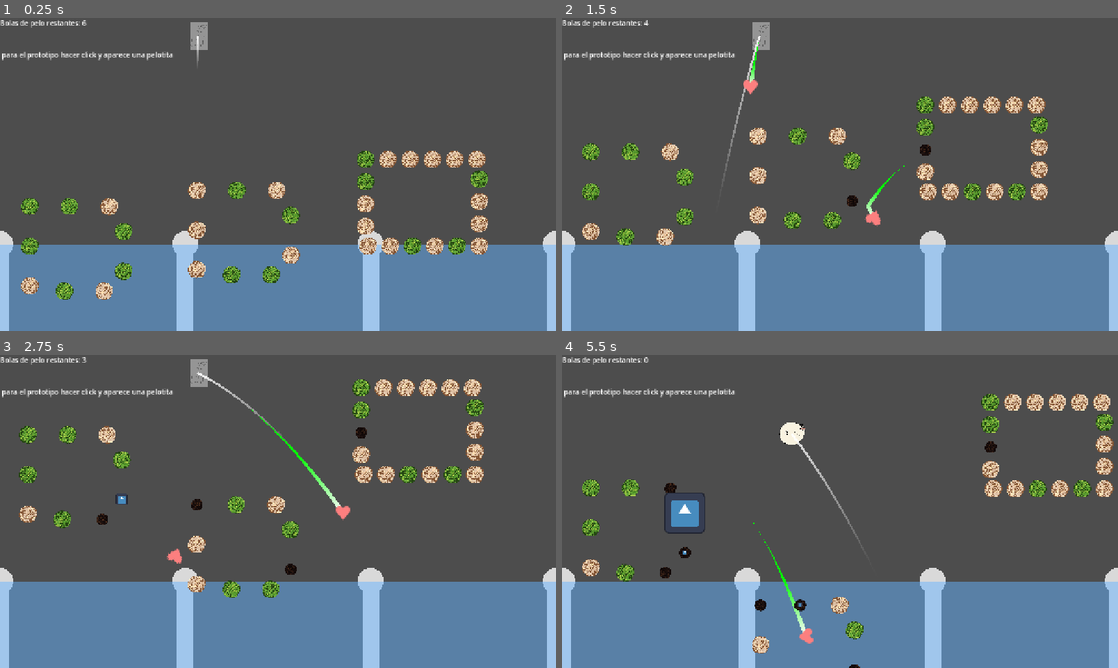
Above: before the commit, frames 1-4 (two rows, left to right).
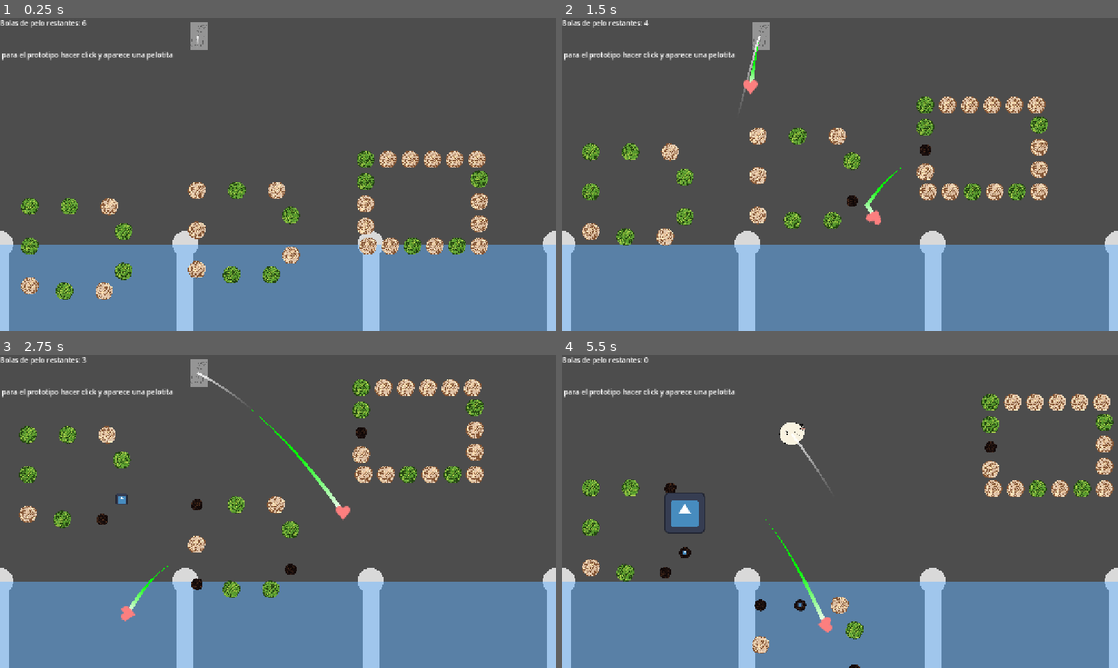
Above: after the commit, the same moments.

Repository: Markynico/LUJ-2026
Game: Godot game, scene res://escenas/prueba_escena.tscn
The game is run twice, just before and just after one commit, with the same random seed, the same clock (stepped at 60 frames per second) and the same inputs. The engine's default icon, where the game draws it, is replaced by a stand-in: a white triangle on a blue panel in a dark square. Sound files missing from this copy of the repository are replaced by a short silence.
Inputs (mouse positions are in pixels of both pictures, inside the frame that each line leads up to):
- Up to frame 1 (0.25 s): no input
- Up to frame 2 (1.5 s): tap Y at 0.5, 1.25 s; move the mouse to (962, 158) at 0.52 s; click (962, 158) at 0.67 s; drag from (728, 190) to (656, 287) at 1.27 s
- Up to frame 3 (2.75 s): tap Y at 2 s; move the mouse to (333, 442) at 2.02 s; click (333, 442) at 2.17 s
- Up to frame 4 (5.5 s): tap Y at 2.75, 3.5, 4.25 s; drag from (812, 574) to (656, 624) at 2.77 s; move the mouse to (1006, 558) at 3.52 s; click (1006, 558) at 3.67 s; drag from (673, 464) to (840, 624) at 4.27 s; move the mouse to (867, 511) at 5.02 s; click (867, 511) at 5.17 s

The runs differ from the first frame. In frame 1, less than 0.1% of the frame differs, in the area x 35-36%, y 6-15%; in frame 2, 0.2%; in frame 3, 0.5%; in frame 4, 0.6%, in the area x 34-54%, y 30-93%.

Commit message:
una bocha de cosas ayuda

Diff:
--- a/luj-2026/escenas/Ovillo.tscn
+++ b/luj-2026/escenas/Ovillo.tscn
@@ -5,17 +5,24 @@
 [ext_resource type="Texture2D" uid="uid://dbcovwwwqfpky" path="res://assets/sprite_ovillos/Ovillo verde.png" id="3_vkchq"]
 [ext_resource type="Texture2D" uid="uid://wr43cbl6x483" path="res://assets/sprite_ovillos/Ovillo negro.png" id="4_3vil1"]
 [ext_resource type="AudioStream" uid="uid://2jvby7clemka" path="res://assets/audio/sfx/romper_pelotita.wav" id="5_f54ks"]
+[ext_resource type="PackedScene" uid="uid://dymyh3ifxvug3" path="res://escenas/componentes/pergamino_info.tscn" id="6_dcous"]
+[ext_resource type="PackedScene" uid="uid://foy2qcacwbix" path="res://escenas/componentes/numero_impacto.tscn" id="7_vkchq"]
 
 [sub_resource type="CircleShape2D" id="CircleShape2D_37ege"]
 radius = 20.0
 
-[node name="Ovillo" type="StaticBody2D" unique_id=142733400 node_paths=PackedStringArray("audio", "forma_colision", "sprite_normal", "sprite_desactivado")]
+[node name="Ovillo" type="StaticBody2D" unique_id=142733400 node_paths=PackedStringArray("audio", "forma_colision", "sprite_normal", "sprite_desactivado", "pergamino_info", "numero_impacto")]
+collision_layer = 3
+collision_mask = 7
+input_pickable = true
 script = ExtResource("1_wlnnp")
 tipo_ovillo = ExtResource("2_wlnnp")
 audio = NodePath("AudioStreamPlayer")
 forma_colision = NodePath("CollisionShape2D")
 sprite_normal = NodePath("SpriteNormal")
 sprite_desactivado = NodePath("SpriteDesactivado")
+pergamino_info = NodePath("PergaminoInfo")
+numero_impacto = NodePath("NumeroImpacto")
 
 [node name="SpriteNormal" type="Sprite2D" parent="." unique_id=20603333]
 texture_filter = 1
@@ -36,3 +43,15 @@
 unique_name_in_owner = true
 stream = ExtResource("5_f54ks")
 volume_db = -0.5
+
+[node name="PergaminoInfo" parent="." unique_id=1923268390 instance=ExtResource("6_dcous")]
+
+[node name="NumeroImpacto" parent="." unique_id=633406525 instance=ExtResource("7_vkchq")]
+offset_left = -19.0
+offset_top = -40.0
+offset_right = 21.0
+offset_bottom = -17.0
+
+[connection signal="mouse_entered" from="." to="." method="_on_mouse_entered"]
+[connection signal="mouse_entered" from="." to="PergaminoInfo" method="_on_mouse_entered"]
+[connection signal="mouse_exited" from="." to="PergaminoInfo" method="_on_mouse_exited"]
--- a/luj-2026/escenas/bola_de_pelos.tscn
+++ b/luj-2026/escenas/bola_de_pelos.tscn
@@ -3,37 +3,35 @@
 [ext_resource type="Script" uid="uid://7uwexjujii6u" path="res://scripts/bola_de_pelos.gd" id="1_q2vq6"]
 [ext_resource type="Texture2D" uid="uid://bsk14c2sew84m" path="res://iconos_custom/gobot.svg" id="2_unop5"]
 [ext_resource type="Script" uid="uid://c7ogyqxnq7236" path="res://scripts/pelotitas_custom/pelotita_base.gd" id="3_7sm33"]
-[ext_resource type="Script" uid="uid://5i4oxxen13xa" path="res://scripts/pelotitas_custom/efecto_rebote_normal.gd" id="3_avp8o"]
 [ext_resource type="Script" uid="uid://c31lbqa2grch4" path="res://scripts/pelotitas_custom/efectos_pelotita.gd" id="3_mfh0k"]
 [ext_resource type="Script" uid="uid://5i4oxxen13xa" path="res://scripts/pelotitas_custom/efecto_rebote_normal.gd" id="4_mfh0k"]
 [ext_resource type="AudioStream" uid="uid://2jvby7clemka" path="res://assets/audio/sfx/romper_pelotita.wav" id="4_rguhl"]
 [ext_resource type="PackedScene" uid="uid://dmexovyecfyo4" path="res://escenas/componentes/estela_movimiento.tscn" id="4_tra1g"]
 [ext_resource type="Texture2D" uid="uid://y01cjx6nscow" path="res://iconos_custom/heart.svg" id="5_sdgal"]
+[ext_resource type="PackedScene" uid="uid://dymyh3ifxvug3" path="res://escenas/componentes/pergamino_info.tscn" id="9_sdgal"]
 
 [sub_resource type="Gradient" id="Gradient_sdgal"]
 offsets = PackedFloat32Array(0.53246754, 1)
 colors = PackedColorArray(0, 1, 0, 1, 1, 1, 1, 1)
 
 [sub_resource type="Resource" id="Resource_0ct46"]
-script = ExtResource("3_avp8o")
+script = ExtResource("4_mfh0k")
 metadata/_custom_type_script = "uid://5i4oxxen13xa"
 
 [sub_resource type="Resource" id="Resource_avp8o"]
 script = ExtResource("3_7sm33")
+nombre = "BolaNormal"
 textura = ExtResource("5_sdgal")
 colores_estela = SubResource("Gradient_sdgal")
 efectos = Array[ExtResource("3_mfh0k")]([SubResource("Resource_0ct46")])
 metadata/_custom_type_script = "uid://c7ogyqxnq7236"
-
-[sub_resource type="Resource" id="Resource_bbvk0"]
-script = ExtResource("4_mfh0k")
-metadata/_custom_type_script = "uid://5i4oxxen13xa"
 
 [sub_resource type="CircleShape2D" id="CircleShape2D_37ege"]
 radius = 19.026299
 
 [node name="BolaDePelos" type="RigidBody2D" unique_id=660631560 node_paths=PackedStringArray("sprite_bola", "estela_movimiento", "audio")]
 z_index = 1
+input_pickable = true
 continuous_cd = 2
 contact_monitor = true
 max_contacts_reported = 2
@@ -62,5 +60,9 @@
 
 [node name="VisibleOnScreenNotifier2D" type="VisibleOnScreenNotifier2D" parent="." unique_id=1816185939]
 
+[node name="PergaminoInfo" parent="." unique_id=1923268390 instance=ExtResource("9_sdgal")]
+
 [connection signal="body_shape_entered" from="." to="." method="_on_body_shape_entered"]
+[connection signal="mouse_entered" from="." to="PergaminoInfo" method="_on_mouse_entered"]
+[connection signal="mouse_exited" from="." to="PergaminoInfo" method="_on_mouse_exited"]
 [connection signal="screen_exited" from="VisibleOnScreenNotifier2D" to="." method="_on_visible_on_screen_notifier_2d_screen_exited"]
--- /dev/null
+++ b/luj-2026/escenas/componentes/numero_impacto.tscn
@@ -0,0 +1,16 @@
+[gd_scene format=3 uid="uid://foy2qcacwbix"]
+
+[ext_resource type="Theme" uid="uid://cwsrathd8xljh" path="res://themes/theme_label_numeritos.tres" id="1_vi0se"]
+[ext_resource type="Script" uid="uid://cjfdbrutitawc" path="res://scripts/numero_impacto.gd" id="2_7msa0"]
+
+[node name="NumeroImpacto" type="Label" unique_id=633406525]
+z_index = 11
+offset_right = 40.0
+offset_bottom = 23.0
+theme = ExtResource("1_vi0se")
+text = "2"
+horizontal_alignment = 1
+vertical_alignment = 1
+script = ExtResource("2_7msa0")
+
+[node name="AnimationPlayer" type="AnimationPlayer" parent="." unique_id=1363152083]
--- /dev/null
+++ b/luj-2026/escenas/componentes/pergamino_info.tscn
@@ -0,0 +1,45 @@
+[gd_scene format=3 uid="uid://dymyh3ifxvug3"]
+
+[ext_resource type="Script" uid="uid://djc83gveohivq" path="res://scripts/pergamino_info.gd" id="1_gtour"]
+
+[sub_resource type="StyleBoxFlat" id="StyleBoxFlat_37ege"]
+content_margin_left = 24.0
+content_margin_top = 12.0
+content_margin_right = 24.0
+content_margin_bottom = 12.0
+bg_color = Color(0, 0, 0, 0.28627452)
+
+[node name="PergaminoInfo" type="PanelContainer" unique_id=1923268390]
+z_index = 10
+offset_left = 10.0
+offset_top = 7.0
+offset_right = 137.0
+offset_bottom = 89.0
+mouse_filter = 2
+theme_override_styles/panel = SubResource("StyleBoxFlat_37ege")
+script = ExtResource("1_gtour")
+
+[node name="Label" type="Label" parent="." unique_id=275554652]
+visible = false
+layout_mode = 2
+horizontal_alignment = 1
+vertical_alignment = 1
+
+[node name="VBoxContainer" type="VBoxContainer" parent="." unique_id=1292979475]
+layout_mode = 2
+
+[node name="NombreText" type="RichTextLabel" parent="VBoxContainer" unique_id=1615333183]
+unique_name_in_owner = true
+layout_mode = 2
+mouse_filter = 2
+theme_override_font_sizes/normal_font_size = 14
+bbcode_enabled = true
+fit_content = true
+
+[node name="InfoText" type="RichTextLabel" parent="VBoxContainer" unique_id=1601116275]
+unique_name_in_owner = true
+layout_mode = 2
+mouse_filter = 2
+theme_override_font_sizes/normal_font_size = 13
+bbcode_enabled = true
+fit_content = true
--- a/luj-2026/escenas/componentes/trayectoria_disparo.tscn
+++ b/luj-2026/escenas/componentes/trayectoria_disparo.tscn
@@ -7,13 +7,23 @@
 point_count = 2
 
 [sub_resource type="Gradient" id="Gradient_6vpaq"]
-offsets = PackedFloat32Array(0, 0.39506173)
+offsets = PackedFloat32Array(0, 0.36893204)
 colors = PackedColorArray(1, 1, 1, 0.8745098, 1, 1, 1, 0)
 
-[node name="TrayectoriaDisparo" type="Line2D" unique_id=2096489121]
+[sub_resource type="CircleShape2D" id="CircleShape2D_37ege"]
+
+[node name="TrayectoriaDisparo" type="Line2D" unique_id=2096489121 node_paths=PackedStringArray("detector_colisiones")]
 closed = true
 width = 5.0
 width_curve = SubResource("Curve_6vpaq")
-default_color = Color(1, 1, 1, 0.4117647)
+default_color = Color(1, 1, 1, 0.4862745)
 gradient = SubResource("Gradient_6vpaq")
 script = ExtResource("1_6vpaq")
+detector_colisiones = NodePath("DetectorColisiones")
+
+[node name="DetectorColisiones" type="CharacterBody2D" parent="." unique_id=1048028819]
+collision_layer = 2
+collision_mask = 2
+
+[node name="CollisionShape2D" type="CollisionShape2D" parent="DetectorColisiones" unique_id=1977158245]
+shape = SubResource("CircleShape2D_37ege")
--- a/luj-2026/project.godot
+++ b/luj-2026/project.godot
@@ -44,6 +44,12 @@
 ]
 }
 
+[layer_names]
+
+2d_physics/layer_1="MUNDO"
+2d_physics/layer_2="OVILLOS"
+2d_physics/layer_3="BOLADEPELOS"
+
 [physics]
 
 3d/physics_engine="Jolt Physics"
--- a/luj-2026/scripts/disparador_pelotita.gd
+++ b/luj-2026/scripts/disparador_pelotita.gd
@@ -11,7 +11,6 @@
 var velocidad_inicial : Vector2
 var posicion_mouse : Vector2
 var bolitas_creadas : int = 0
-#var gravedad = ProjectSettings.get_setting("physics/2d/default_gravity") arreglarrrr
 
 
 func _input(event: InputEvent) -> void:
--- a/luj-2026/scripts/explosion.gd
+++ b/luj-2026/scripts/explosion.gd
@@ -9,6 +9,6 @@
 
 func _on_area_2d_body_entered(body: Node2D) -> void:
 	if body is Ovillo:
-		print("hay ovillo en explosion")
+		#print("hay ovillo en explosion")
 		body.recibir_impacto()
-		#+ animacion q se esta ejecutando sola en el animation player
+		#+ animacion q se esta ejecutando sola en el animation player pero dsp lo cambio a un tween facheraso
--- /dev/null
+++ b/luj-2026/scripts/numero_impacto.gd
@@ -0,0 +1,68 @@
+class_name NumeroImpacto
+extends Label
+
+var tween : Tween = null
+var posicion_inicial : Vector2 = position
+
+func _ready() -> void:
+	hide()
+	reiniciar_valores()
+
+func iniciar_numero_impacto(numero : int):
+	text = str(numero)
+	show()
+	todo_junto(1.0)
+	#tween_opacidad(1.0)
+	#tween_escala(Vector2(0.9, 0.9), 0.1)
+	#tween_escala(Vector2(1.3, 1.3), 5)
+	#tween_opacidad(0.0)
+
+	#tween_escala(Vector2(0.1, 0.1), 1)
+
+
+func reiniciar_valores(): #por si el ovillo se puede volver a activar el numerito deberia volver a funcionar (?
+	modulate.a = 0
+	#position = posicion_inicial
+
+
+func animacion_numerito():
+	pass
+
+
+func todo_junto(valor_final : float, tiempo : float = 0.3):
+	tween = create_tween()
+	tween.set_trans(Tween.TRANS_SINE)
+	tween.set_ease(Tween.EASE_IN_OUT)
+	tween.tween_property(self, "modulate:a", valor_final, tiempo)
+
+	#tween = create_tween()
+	tween.set_trans(Tween.TRANS_SINE)
+	tween.set_ease(Tween.EASE_IN_OUT)
+	tween.tween_property(self, "scale", Vector2(0.9, 0.9) , 0.3)
+
+	#tween = create_tween()
+	tween.set_trans(Tween.TRANS_SINE)
+	tween.set_ease(Tween.EASE_IN_OUT)
+	tween.tween_property(self, "scale", Vector2(1.2, 1.2) , 0.8)
+
+	#tween = create_tween()
+	tween.set_trans(Tween.TRANS_SINE)
+	tween.set_ease(Tween.EASE_IN_OUT)
+	tween.tween_property(self, "modulate:a", 0.0, 0.3)
+
+func tween_opacidad(valor_final : float, tiempo : float = 0.3):
+	#if tween:
+		#tween.kill()
+	tween = create_tween()
+	tween.set_trans(Tween.TRANS_SINE)
+	tween.set_ease(Tween.EASE_IN_OUT)
+	tween.tween_property(self, "modulate:a", valor_final, tiempo)
+
+
+func tween_escala(valor_final : Vector2, tiempo : float = 0.3):
+	#if tween:
+		#tween.kill()
+	tween = create_tween()
+	tween.set_trans(Tween.TRANS_SINE)
+	tween.set_ease(Tween.EASE_IN_OUT)
+	tween.tween_property(self, "scale", valor_final , 0.3)
--- a/luj-2026/scripts/ovillo.gd
+++ b/luj-2026/scripts/ovillo.gd
@@ -9,20 +9,24 @@
 @export var forma_colision : CollisionShape2D
 @export var sprite_normal : Sprite2D
 @export var sprite_desactivado : Sprite2D
-
+@export var pergamino_info : PergaminoInfo
+@export var numero_impacto : NumeroImpacto
 var activado : bool = true
 
 func _ready() -> void:
 	sprite_desactivado.hide()
 	audio.stream = tipo_ovillo.audio
 	sprite_normal.texture = tipo_ovillo.sprite
+	pergamino_info.set_texto_ovillo(tipo_ovillo)
 
 func recibir_impacto() -> void: #se llama desde la bola de pelos al impactar con esto
 	if not activado:
 		return
 	desactivar_ovillo()
+	#numero_impacto.iniciar_numero_impacto(tipo_ovillo.cant_monedas)
 	for efecto in tipo_ovillo.efectos_al_recibir_impacto:
 		efecto.al_recibir_impacto(self)
+		#emitir dar monedas tipo_ovillo.cantidadmondedas
 		pass
 
 func desactivar_ovillo():
--- a/luj-2026/scripts/ovillos_custom/ovillo_base.gd
+++ b/luj-2026/scripts/ovillos_custom/ovillo_base.gd
@@ -1,6 +1,12 @@
 class_name OvilloBase
 extends Resource
 
+@export var nombre : String = ""
 @export var sprite : Texture
 @export var audio : AudioStream
+##cantidad de monedas q obtendra el jugador cuando le peguemos a este ovillo
+@export var cant_monedas : int = 1
+##a la bola de pelos se le va a sumar este rebote extra, si no queremos q tenga rebote extra lo dejamos en cero y listo el posho (:
+@export var rebote_extra : float = 10
+@export var color_numeros_impacto : Color
 @export var efectos_al_recibir_impacto : Array[EfectosOvillo]
--- a/luj-2026/scripts/pelotitas_custom/efectos_pelotita.gd
+++ b/luj-2026/scripts/pelotitas_custom/efectos_pelotita.gd
@@ -15,7 +15,8 @@
 ##no es necesario que se sobre escriba, pero la dejo aca por si queremos evitar escribir mil veces la misma funcion para un simple rebote
 func rebote_simple(pelotita : BolaDePelos ,objeto_a_impactar : Node2D):
 	var normal = pelotita.global_position.direction_to(objeto_a_impactar.global_position)
-	#var fuerza = objeto.get_fuerza_rebote() ?? idea
+	if objeto_a_impactar is Ovillo:
+		fuerza_rebote += objeto_a_impactar.tipo_ovillo.rebote_extra #para q se sume el rebote de la pelotita + el rebote del ovillo (si es q corresponde)
+	if objeto_a_impactar.has_method("recibir_impacto"):
+		objeto_a_impactar.recibir_impacto()
 	pelotita.apply_central_impulse(-normal * fuerza_rebote)
-	if objeto_a_impactar is Ovillo:
-		objeto_a_impactar.recibir_impacto()
--- a/luj-2026/scripts/pelotitas_custom/pelotita_base.gd
+++ b/luj-2026/scripts/pelotitas_custom/pelotita_base.gd
@@ -1,8 +1,10 @@
 class_name PelotitaBase
 extends Resource
 
+@export var nombre : String = ""
 ##textura o sprite de la pelotita
 @export var textura : Texture2D
 ##colores para la estela q deja la pelotita al moverse
 @export var colores_estela : Gradient
+#@export var multiplicador_monedas : int = 1 #si queremos que la pelotita multiplique las monedas del ovillo, perooo me parece q lo voy a meter en un efecto no aca
 @export var efectos: Array[EfectosPelotita] #ahora ta aca adentro pq me mezclaba q esten separados
--- /dev/null
+++ b/luj-2026/scripts/pergamino_info.gd
@@ -0,0 +1,41 @@
+class_name PergaminoInfo
+extends PanelContainer
+
+var tween : Tween = null
+@onready var nombre_text: RichTextLabel = %NombreText
+@onready var info_text: RichTextLabel = %InfoText
+
+
+func _ready() -> void:
+	hide()
+
+func _on_mouse_entered() -> void:
+	print("mostrar")
+	set_activo(true)
+
+func _on_mouse_exited() -> void:
+	print("esconder")
+	set_activo(false)
+
+func set_activo(activar : bool):
+	if activar:
+		show()
+		modulate.a = 0.0
+		tween_opacidad(1.0)
+	else:
+		modulate.a = 1.0
+		tween_opacidad(0.0)
+		hide()
+
+func set_texto_ovillo(tipo_ovillo : OvilloBase): #probandooooo, ya chusmeo si hago una funcion para ovillo y otra para bolita o todo en una
+	nombre_text.text = tipo_ovillo.nombre
+	info_text.text = "al golpear suma " + str(tipo_ovillo.cant_monedas) + "monedas"
+
+
+func tween_opacidad(valor_final : float):
+	if tween:
+		tween.kill()
+	tween = create_tween()
+	tween.set_trans(Tween.TRANS_SINE)
+	tween.set_ease(Tween.EASE_IN_OUT)
+	tween.tween_property(self, "modulate:a", valor_final, 0.3)
--- a/luj-2026/scripts/resources/explosivo_final.tres
+++ b/luj-2026/scripts/resources/explosivo_final.tres
@@ -12,7 +12,9 @@
 
 [resource]
 script = ExtResource("4_06w3h")
+nombre = "OVILLO EXPLOSIVO"
 sprite = ExtResource("5_bdy5q")
 audio = ExtResource("1_jbj0c")
+cant_monedas = 3
 efectos_al_recibir_impacto = Array[ExtResource("2_yvgvs")]([SubResource("Resource_pv7le")])
 metadata/_custom_type_script = "uid://bbkyk2anhunsd"
--- a/luj-2026/scripts/resources/ovillo_normal_prueba.tres
+++ b/luj-2026/scripts/resources/ovillo_normal_prueba.tres
@@ -7,6 +7,9 @@
 
 [resource]
 script = ExtResource("3_cxs5g")
+nombre = "OVILLO NORMAL"
 sprite = ExtResource("4_b4utc")
 audio = ExtResource("1_rk3w7")
+cant_monedas = 22
+color_numeros_impacto = Color(0.92099476, 0.9209946, 0.9209946, 1)
 metadata/_custom_type_script = "uid://bbkyk2anhunsd"
--- /dev/null
+++ b/luj-2026/scripts/shaders/trayectoria_disparo.gdshader
@@ -0,0 +1,9 @@
+shader_type canvas_item;
+
+uniform float velocidad = 1.0;
+
+void fragment() {
+    vec2 uv = UV;
+    uv.x += TIME * velocidad;
+    COLOR = texture(TEXTURE, uv);
+}
--- a/luj-2026/scripts/trayectoria_disparo.gd
+++ b/luj-2026/scripts/trayectoria_disparo.gd
@@ -2,19 +2,39 @@
 extends Line2D
 
 @export var disparador : DisparadorPelotita
-@export var distancia_maxima: float = 25.0
+@export var distancia_maxima: float = 6.0
 @export var intervalo: float = 0.05
+@export var detector_colisiones : CharacterBody2D
+var gravedad = ProjectSettings.get_setting("physics/2d/default_gravity")
 
-func _physics_process(delta: float) -> void:
+func _process(delta: float):
 	dibujar_trayectoria()
+	#actualizar_trayectoria()
 
-
-func dibujar_trayectoria():
+#probar con raycast en vez de characterbody
+func actualizar_trayectoria():
 	clear_points()
 	var posicion_inicial := disparador.global_position
-	var velocidad_inicial := -disparador.velocidad_inicial
-	for i in 10: #probando
+	var velocidad_inicial := -disparador.velocidad_inicial #se calcula segun la posicion del mouse, mientras mas lejos mas fuerte disparo
+	var gravedad_real : Vector2 = Vector2(0, 980)
+	for i in 12:
+		var delta_simulacion := intervalo
+		velocidad_inicial.y += gravedad * delta_simulacion
+		var movimiento := velocidad_inicial * delta_simulacion
+		var colision := detector_colisiones.move_and_collide(movimiento)
+		if colision:
+			velocidad_inicial = velocidad_inicial.bounce(colision.get_normal())
+		posicion_inicial += movimiento
+		add_point(to_local(posicion_inicial))
+		detector_colisiones.global_position = posicion_inicial
+
+func dibujar_trayectoria(): #este metodo anda
+	clear_points()
+	var posicion_inicial := disparador.global_position
+	var velocidad_inicial := -disparador.velocidad_inicial #se calcula segun la posicion del mouse, mientras mas lejos mas fuerte disparo
+	for i in distancia_maxima: #probando
 		var tiempo := i * intervalo
+		#uso la formula esta de fisica q dice ( x= x0 + vi * t + 1/2 * aceleracion * t al cuadrado ) si, como te diste cuenta q no me gustaba fisica en la escuela
 		var posicion = (posicion_inicial+ velocidad_inicial * tiempo+ 0.5 * Vector2(0,980) * tiempo * tiempo)
 		var posicion_local = to_local(posicion)
 		add_point(posicion_local)
--- /dev/null
+++ b/luj-2026/themes/theme_label_numeritos.tres
@@ -0,0 +1,11 @@
+[gd_resource type="Theme" format=3 uid="uid://cwsrathd8xljh"]
+
+[ext_resource type="FontFile" uid="uid://dwg47e0trev3j" path="res://fuentes/Bungee-Regular.ttf" id="1_3lrkk"]
+
+[resource]
+Label/colors/font_outline_color = Color(0, 0, 0, 1)
+Label/colors/font_shadow_color = Color(0, 0, 0, 0.05490196)
+Label/constants/outline_size = 3
+Label/constants/shadow_outline_size = 2
+Label/font_sizes/font_size = 22
+Label/fonts/font = ExtResource("1_3lrkk")
Binary file added: luj-2026/fuentes/Bungee-Regular.ttf
Not shown, added: luj-2026/fuentes/Bungee-Regular.ttf.import
Not shown, added: luj-2026/fuentes/OFL.txt
Not shown, added: luj-2026/scripts/numero_impacto.gd.uid
Not shown, added: luj-2026/scripts/pergamino_info.gd.uid
Not shown, added: luj-2026/scripts/shaders/trayectoria_disparo.gdshader.uid
